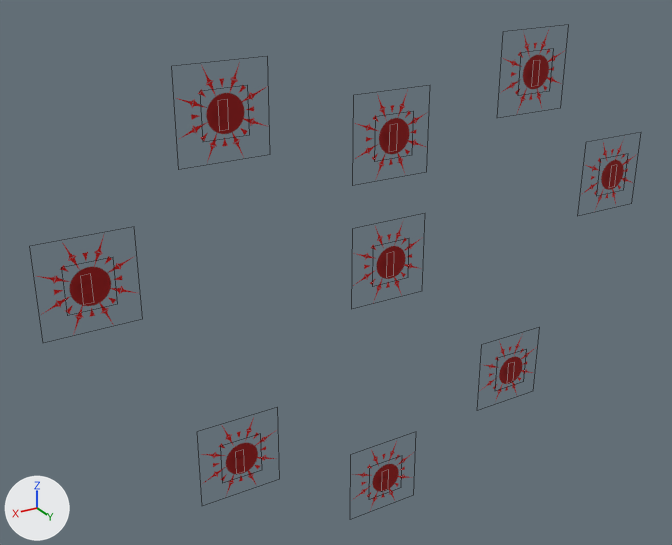
An edit to the FBX model Final_Mission/Rucid_witch/Reqid_Witch/Assets/Model/line/berebesi_logic.FBX, drawn before and after from the same camera.
Camera for both pictures: a camera (50 mm lens) standing at (5.69, 8.3, 4.16) and looking at (0.48, -0.4, -0.18). Arrows for +X, +Y and +Z are at lower left; the lights stay in place. Mesh edges are drawn as thin lines. Where no turn or scale is listed for an object, it has been applied to the vertices.

Before the edit, the objects in view are built like this:
```python
ob_circle = bpy.data.objects.new('circle', me_mesh)
ob_circle.location = (0.0, 0.0, 0.0)
ob_circle01 = bpy.data.objects.new('circle01', me_mesh_003)
ob_circle01.location = (0.0, 0.0, 1.5)
ob_circle02 = bpy.data.objects.new('circle02', me_mesh_015)
ob_circle02.location = (2.0, 0.0, 2.0)
ob_circle03 = bpy.data.objects.new('circle03', me_mesh_021)
ob_circle03.location = (3.5, 0.0, 0.5)
ob_circle04 = bpy.data.objects.new('circle04', me_mesh_009)
ob_circle04.location = (2.0, 0.0, -2.0)
ob_circle05 = bpy.data.objects.new('circle05', me_mesh_006)
ob_circle05.location = (0.0, 0.0, -3.0)
ob_circle07 = bpy.data.objects.new('circle07', me_mesh_022)
ob_circle07.location = (-3.5, 0.0, 0.5)
ob_circle08 = bpy.data.objects.new('circle08', me_mesh_016)
ob_circle08.location = (-2.0, 0.0, 2.0)
ob_point01 = bpy.data.objects.new('point01', me_mesh_005)
ob_point01.location = (0.0, 0.05, 1.5)
# me_mesh_017
# before: 0 (0.0, 0.0, 0.15) at pixel (227, 99), 1 (0.0, 0.0, -0.15) at pixel (228, 129), 2 (0.1, 0.0, 0.15) at pixel (217, 100), 3 (0.1, 0.0, -0.15) at pixel (219, 131)
# me_mesh_007
# before: 0 (0.0, 0.0, 0.15) at pixel (388, 469), 1 (0.0, 0.0, -0.15) at pixel (387, 489), 2 (0.1, 0.0, 0.15) at pixel (381, 472), 3 (0.1, 0.0, -0.15) at pixel (381, 491)
# me_mesh_024
# before: 0 (0.0, 0.0, 0.15) at pixel (616, 164), 1 (0.0, 0.0, -0.15) at pixel (614, 186), 2 (0.1, 0.0, 0.15) at pixel (611, 166), 3 (0.1, 0.0, -0.15) at pixel (608, 188)
# also in view: 'point02' at (2.0, 0.05, 2.0); 'point04' at (2.0, 0.05, -2.0); 'point03' at (3.5, 0.05, 0.5)
```
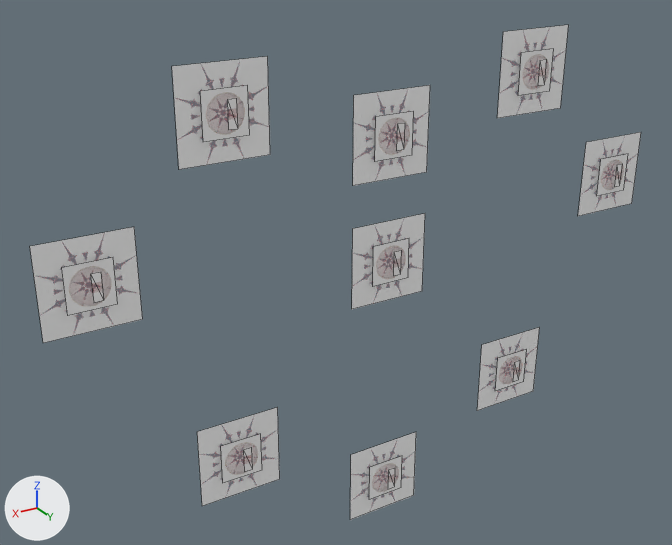
The change, as a diff of the scene's bpy script:
```diff
--- a/Final_Mission/Rucid_witch/Reqid_Witch/Assets/Model/line/berebesi_logic.FBX.py
+++ b/Final_Mission/Rucid_witch/Reqid_Witch/Assets/Model/line/berebesi_logic.FBX.py
@@ img_002_png @@
-img_002_png = load_image('002.png', '002.png', 150, 150, 'sRGB')
+img_002_png = load_image('002.png', '002.png', 150, 150, 'Non-Color')
@@ img_j_002_03_png @@
-img_j_002_03_png = load_image('j_002_03.png', 'j_002_03.png', 100, 100, 'sRGB')
+img_j_002_03_png = load_image('j_002_03.png', 'j_002_03.png', 100, 100, 'Non-Color')
@@ img_j_002_02_png @@
-img_j_002_02_png = load_image('j_002_02.png', 'j_002_02.png', 500, 500, 'sRGB')
+img_j_002_02_png = load_image('j_002_02.png', 'j_002_02.png', 500, 500, 'Non-Color')
@@ mat_02___default @@
 n2 = _N.new('ShaderNodeTexImage'); n2.name = 'Image Texture'
 n0 = _N.new('ShaderNodeBsdfPrincipled'); n0.name = 'Principled BSDF'
 n2.image = img_j_002_03_png
+n3 = _N.new('ShaderNodeTexImage'); n3.name = 'Image Texture.001'
+n3.image = img_j_002_03_png
 _L.new(n2.outputs[0], n0.inputs[0])  # 'Color' to 'Base Color'
-_L.new(n2.outputs[1], n0.inputs[4])  # 'Alpha' to 'Alpha'
 _L.new(n0.outputs[0], n1.inputs[0])  # 'BSDF' to 'Surface'
+_L.new(n3.outputs[0], n0.inputs[4])  # 'Color' to 'Alpha'
@@ mat_01___default @@
 n2 = _N.new('ShaderNodeTexImage'); n2.name = 'Image Texture'
 n0 = _N.new('ShaderNodeBsdfPrincipled'); n0.name = 'Principled BSDF'
 n2.image = img_j_002_02_png
+n3 = _N.new('ShaderNodeTexImage'); n3.name = 'Image Texture.001'
+n3.image = img_j_002_02_png
 _L.new(n2.outputs[0], n0.inputs[0])  # 'Color' to 'Base Color'
-_L.new(n2.outputs[1], n0.inputs[4])  # 'Alpha' to 'Alpha'
 _L.new(n0.outputs[0], n1.inputs[0])  # 'BSDF' to 'Surface'
+_L.new(n3.outputs[0], n0.inputs[4])  # 'Color' to 'Alpha'
@@ me_mesh_017 @@
 # used by ob_line02; location = (2.0, 0.1, 2.0)
 # verts and faces of me_mesh_017; kept vertices keep their numbers, new ones are numbered from 4
-me_mesh_017.from_pydata(...)  # 4 vertices, 1 face; spans x 0.0..0.1, y 0.0, z -0.15..0.15
+me_mesh_017.from_pydata(...)  # 4 vertices, 2 faces; spans x -0.1..0.0, y 0.0, z -0.15..0.15
+# me_mesh_017 part 3
+delete_vertices([2, 3])  # with the faces that use them
+verts[4] = (-0.1, 0.0, 0.15)  # pixel (236, 98)
+verts[5] = (-0.1, 0.0, -0.15)  # pixel (237, 128)
+faces += [(0, 4, 5), (0, 5, 1)]
 me_mesh_017.materials.append(mat_03___default)
@@ me_mesh_007 @@
 # used by ob_line05; location = (0.0, 0.1, -3.0)
 # verts and faces of me_mesh_007; kept vertices keep their numbers, new ones are numbered from 4
-me_mesh_007.from_pydata(...)  # 4 vertices, 1 face; spans x 0.0..0.1, y 0.0, z -0.15..0.15
+me_mesh_007.from_pydata(...)  # 4 vertices, 2 faces; spans x -0.1..0.0, y 0.0, z -0.15..0.15
+# me_mesh_007 part 2
+delete_vertices([2, 3])  # with the faces that use them
+verts[4] = (-0.1, 0.0, 0.15)  # pixel (394, 467)
+verts[5] = (-0.1, 0.0, -0.15)  # pixel (394, 486)
+faces += [(0, 4, 5), (0, 5, 1)]
 me_mesh_007.materials.append(mat_03___default)
@@ me_mesh_024 @@
 # used by ob_line07; location = (-3.5, 0.1, 0.5)
 # verts and faces of me_mesh_024; kept vertices keep their numbers, new ones are numbered from 4
-me_mesh_024.from_pydata(...)  # 4 vertices, 1 face; spans x 0.0..0.1, y 0.0, z -0.15..0.15
+me_mesh_024.from_pydata(...)  # 4 vertices, 2 faces; spans x -0.1..0.0, y 0.0, z -0.15..0.15
+# me_mesh_024 part 1
+delete_vertices([2, 3])  # with the faces that use them
+verts[4] = (-0.1, 0.0, 0.15)  # pixel (622, 163)
+verts[5] = (-0.1, 0.0, -0.15)  # pixel (619, 185)
+faces += [(0, 4, 5), (0, 5, 1)]
 me_mesh_024.materials.append(mat_03___default)
```

Where the change shows, as pixel boxes [x1, y1, x2, y2] in the pictures (672 x 545 px):
'circle03', surface changed: [30, 227, 143, 343] in both
'circle02', surface changed: [172, 56, 270, 169] in both
'circle01', surface changed: [353, 85, 430, 186] in both
'circle04', surface changed: [197, 407, 280, 506] in both
'circle', surface changed: [352, 213, 425, 309] in both
'circle08', surface changed: [497, 25, 568, 118] in both
'circle05', surface changed: [350, 432, 416, 520] in both
'circle07', surface changed: [578, 132, 641, 216] in both
'circle06', surface changed: [477, 327, 540, 411] in both
'point03', surface changed: [62, 258, 118, 316] in both
'point02', surface changed: [200, 85, 250, 142] in both
'point01', surface changed: [375, 111, 414, 162] in both
'point04', surface changed: [221, 434, 262, 483] in both
'point', surface changed: [373, 239, 409, 287] in both
'point08', surface changed: [518, 49, 554, 96] in both
'point05', surface changed: [369, 456, 402, 500] in both
'point07', surface changed: [597, 154, 628, 196] in both
'point06', surface changed: [495, 349, 527, 391] in both
'line02', surface changed, reshaped: before [218, 110, 228, 121]; after [227, 98, 238, 130]
'line03', surface changed: [81, 272, 104, 302] in both
'line01', surface changed: [389, 123, 405, 150] in both
'line04', surface changed: [236, 447, 252, 472] in both
'line', surface changed: [386, 250, 401, 276] in both
'line08', surface changed: [532, 59, 546, 85] in both
'line05', surface changed, reshaped: before [381, 477, 388, 485]; after [388, 468, 395, 489]
'line07', surface changed, reshaped: before [609, 172, 616, 181]; after [614, 164, 622, 187]
'line06', surface changed: [507, 360, 520, 381] in both
